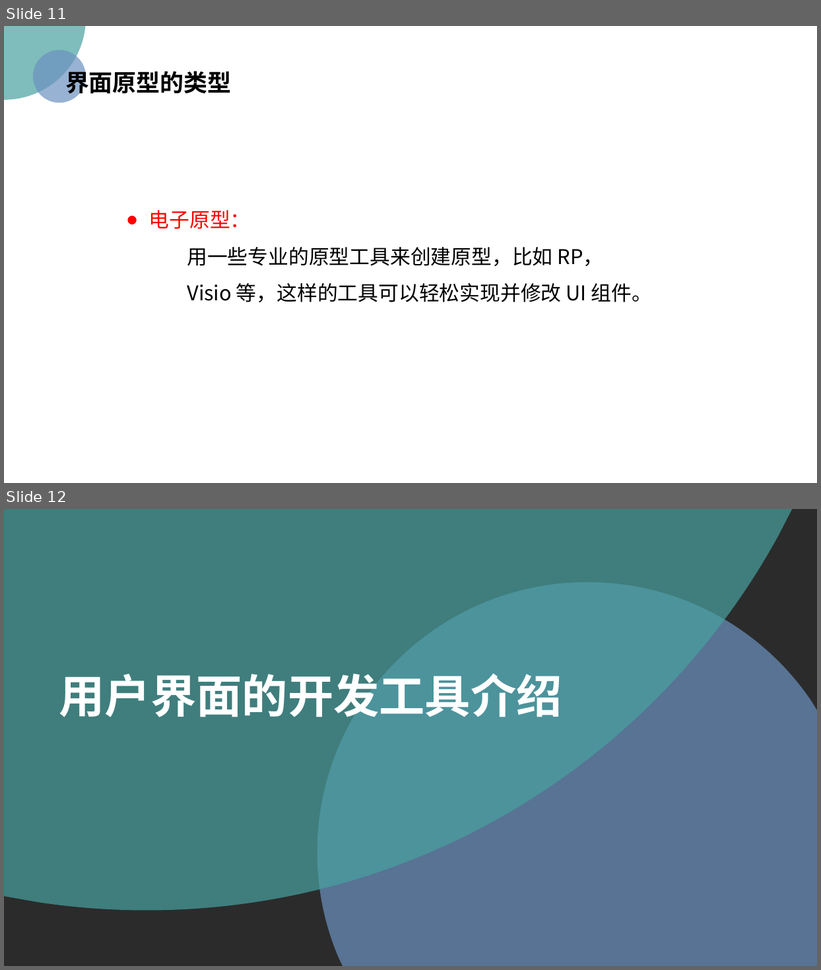
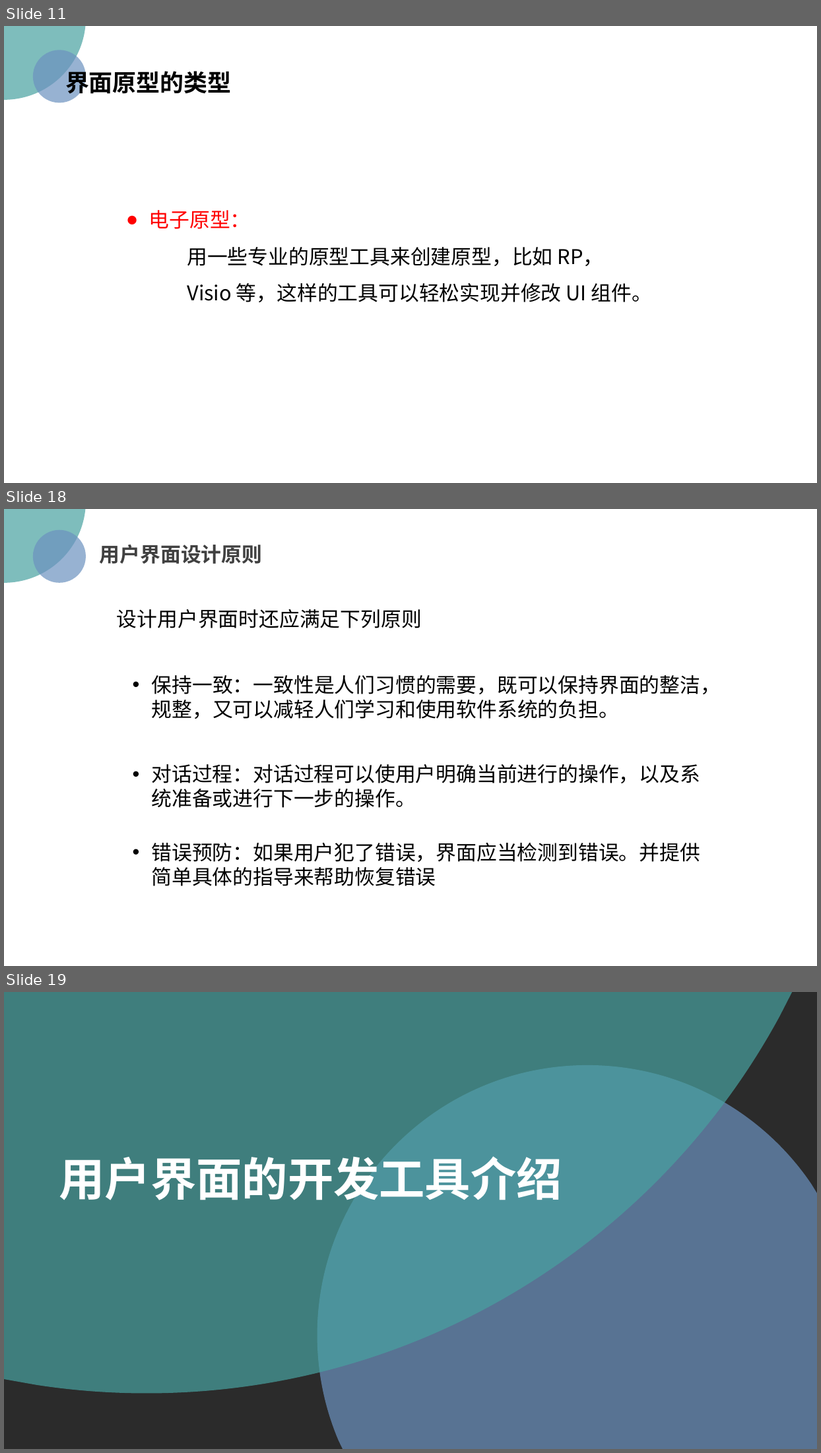
Before and after one commit to PRD2018/PRD2018-G15, a slide deck: 2018-11-4/UML基础2—吕迪部分.pptx. Shown one above the other, each under a label of ours: slides 11 and 12 before the commit, slides 11, 18 and 19 after it; the slides between them are not shown. The pictures are 821x970 and 821x1453 pixels, drawn with LibreOffice and Linux fonts; fonts in the diff are those of the drawing; background and template pictures are left out; a plain dark background stands for a picture behind light text. Boxes give left, top, right and bottom in pixels: in the first picture for what was removed or moved away, otherwise in the second. Text is boxed around its words. In the diff, an @@ line names an element or a change of style, - is before the commit and + after.

```diff
--- a/2018-11-4/UML基础2—吕迪部分.pptx
+++ b/2018-11-4/UML基础2—吕迪部分.pptx
@@ slide 18 added at box(4, 509, 817, 966), background picture (left out) @@
@@ ellipse added at box(4, 509, 86, 583), fill #48A2A0 at 70% opacity @@
@@ ellipse added at box(32, 529, 86, 583), fill #6C92C0 at 70% opacity @@
@@ text added at box(100, 545, 262, 564), 24 pt, text #404040, bold @@
+用户界面设计原则
@@ text added at box(117, 609, 422, 628), 24 pt, text #000000 @@
+设计用户界面时还应满足下列原则
@@ text added at box(152, 675, 721, 719), 24 pt, text #000000 @@
+• 保持一致：一致性是人们习惯的需要，既可以保持界面的整洁，规整，又可以减轻人们学习和使用软件系统的负担。
@@ text added at box(152, 764, 701, 808), 24 pt, text #000000 @@
+• 对话过程：对话过程可以使用户明确当前进行的操作，以及系统准备或进行下一步的操作。
@@ text added at box(152, 843, 701, 887), 24 pt, text #000000 @@
+• 错误预防：如果用户犯了错误，界面应当检测到错误。并提供简单具体的指导来帮助恢复错误
@@ what was slide 12 is now slide 19 @@
```
Also in this commit, not shown: 1 slide changed, 7 other slides added, 1 other file.
